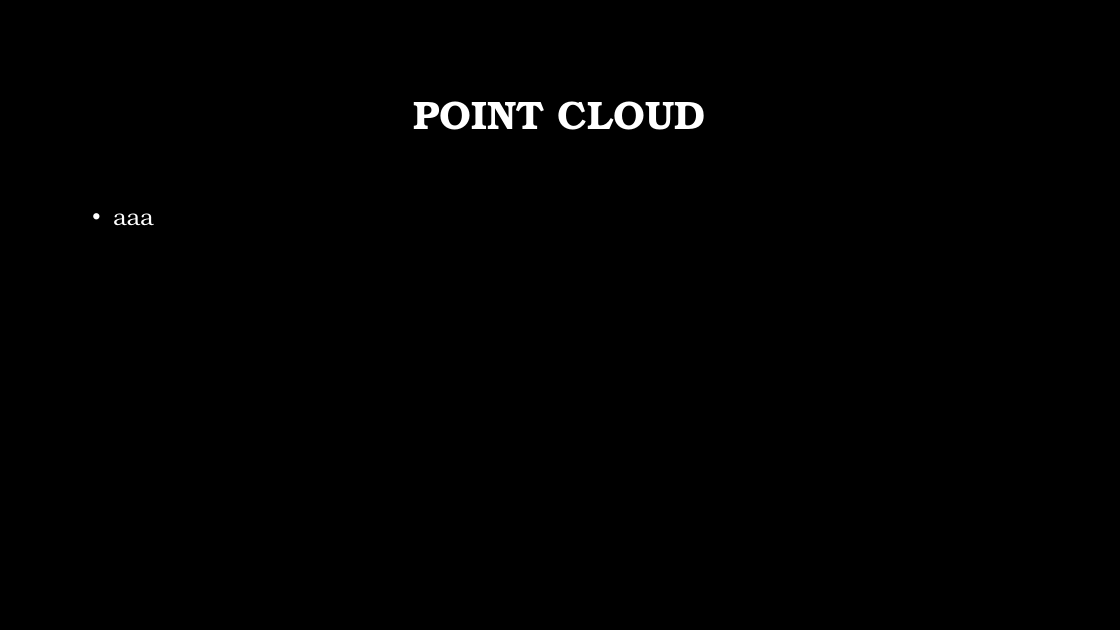
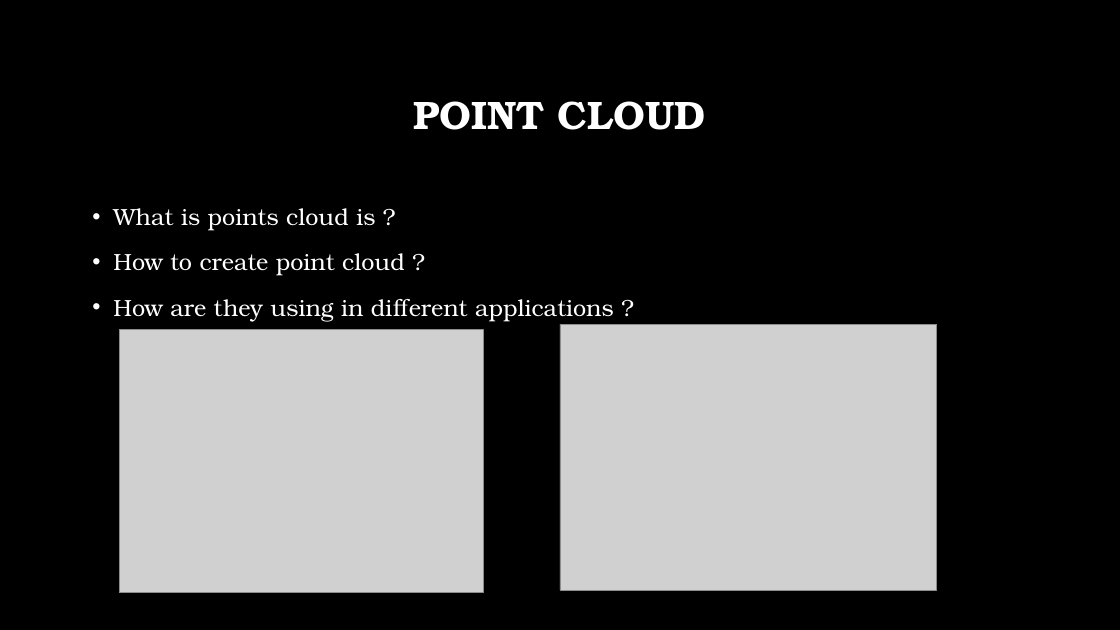
Before and after one commit to livneor207/helfcare, a slide deck: slide 3 of HW3/HC.pptx. Drawn at 1120x630 pixels with LibreOffice and Linux fonts; fonts in the diff are those of the drawing; grey boxes stand for pictures; background and template pictures are left out. Boxes give left, top, right and bottom in pixels: in the first picture for what was removed or moved away, otherwise in the second. Text is boxed around its words. In the diff, an @@ line names an element or a change of style, - is before the commit and + after.

```diff
--- a/HW3/HC.pptx
+++ b/HW3/HC.pptx
@@ text at (113, 208, 614, 321): text changed @@
-• aaa
+• What is points cloud is ?
+• How to create point cloud ?
+• How are they using in different applications ?
@@ picture added at (119, 329, 483, 593) @@
@@ picture added at (560, 324, 938, 591) @@
```
Also in this commit, not shown: 5 slides added, 1 slide removed.
